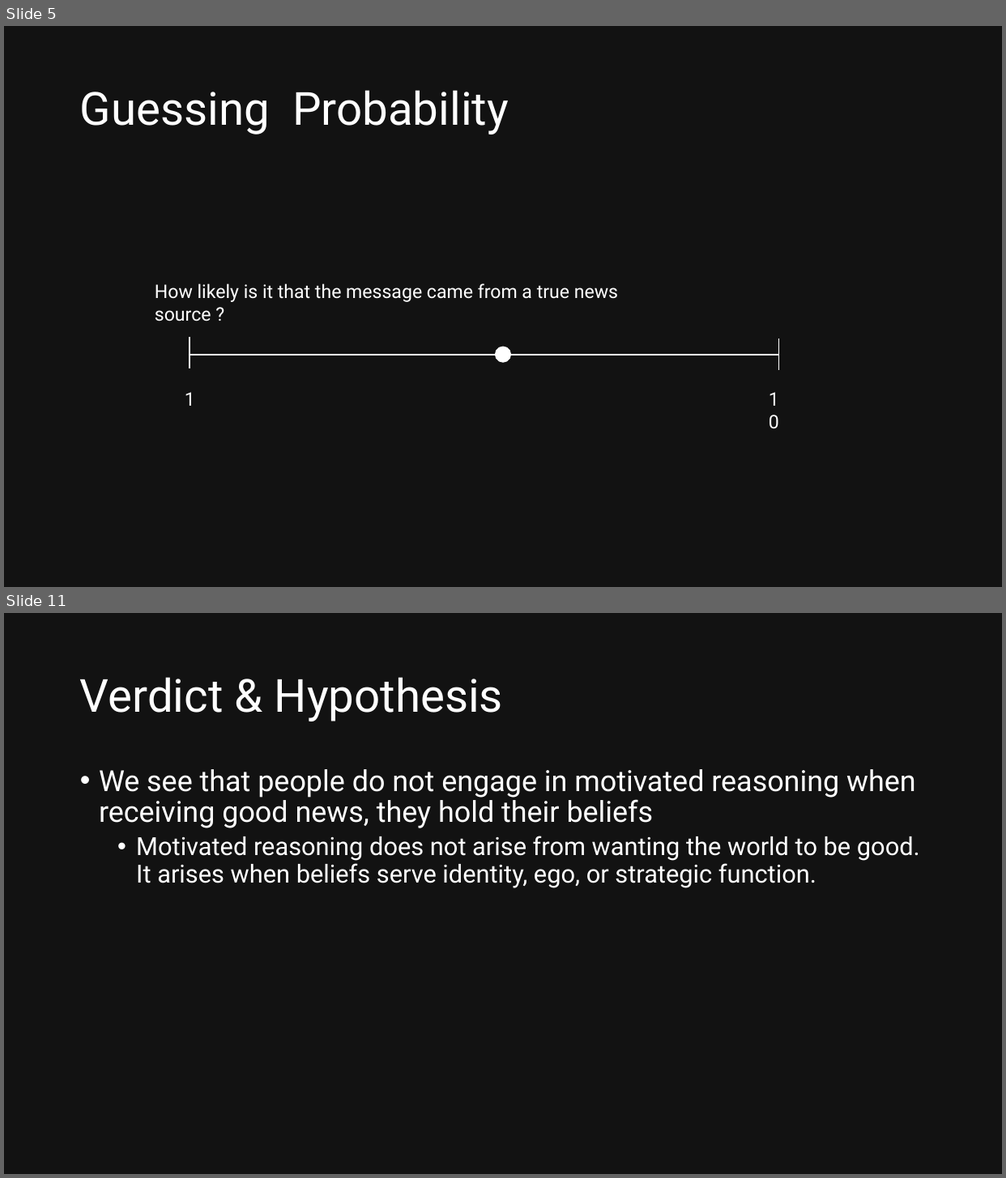
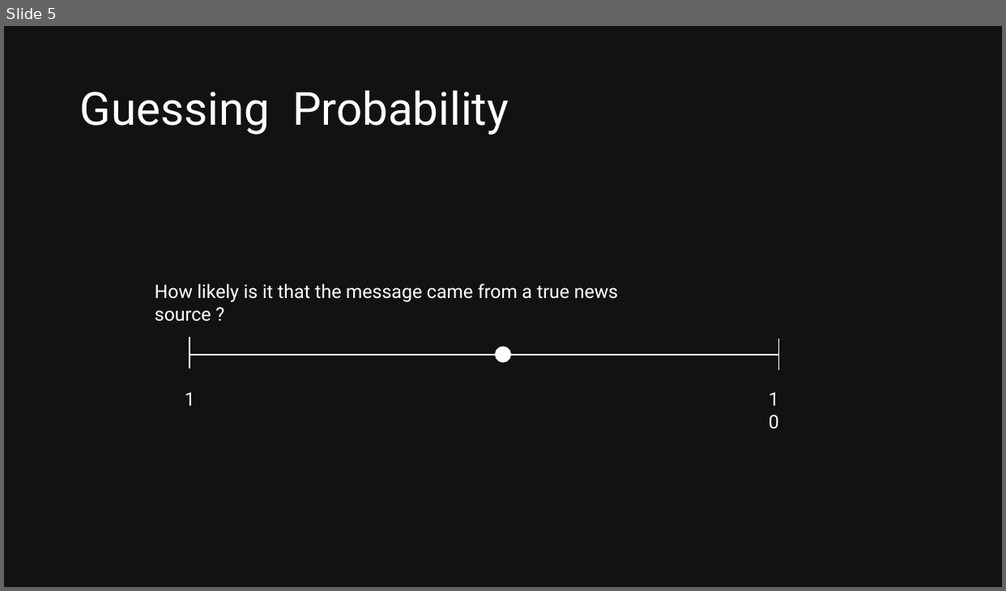
Before and after one commit to Nomandes/social_science_replication_good_news, a slide deck: replication_presentation.pptx. Shown one above the other, each under a label of ours: slides 5 and 11 before the commit, slide 5 after it; the slides between them are not shown. The pictures are 1006x1178 and 1006x591 pixels, drawn with LibreOffice and Linux fonts; fonts in the diff are those of the drawing. Boxes give left, top, right and bottom in pixels: in the first picture for what was removed or moved away, otherwise in the second. Text is boxed around its words. In the diff, an @@ line names an element or a change of style, - is before the commit and + after.

Commit message:
changed presentation

```diff
--- a/replication_presentation.pptx
+++ b/replication_presentation.pptx
@@ slide 11 removed at (4, 613, 1002, 1174), background #121212 @@
@@ title removed at (80, 677, 503, 722) @@
-Verdict & Hypothesis
@@ text removed at (99, 769, 920, 888) @@
-• We see that people do not engage in motivated reasoning when receiving good news, they hold their beliefs
-  • Motivated reasoning does not arise from wanting the world to be good.
-    It arises when beliefs serve identity, ego, or strategic function.
```
Also in this commit, not shown: 2 slides changed, 4 slides added, 3 other slides removed.
